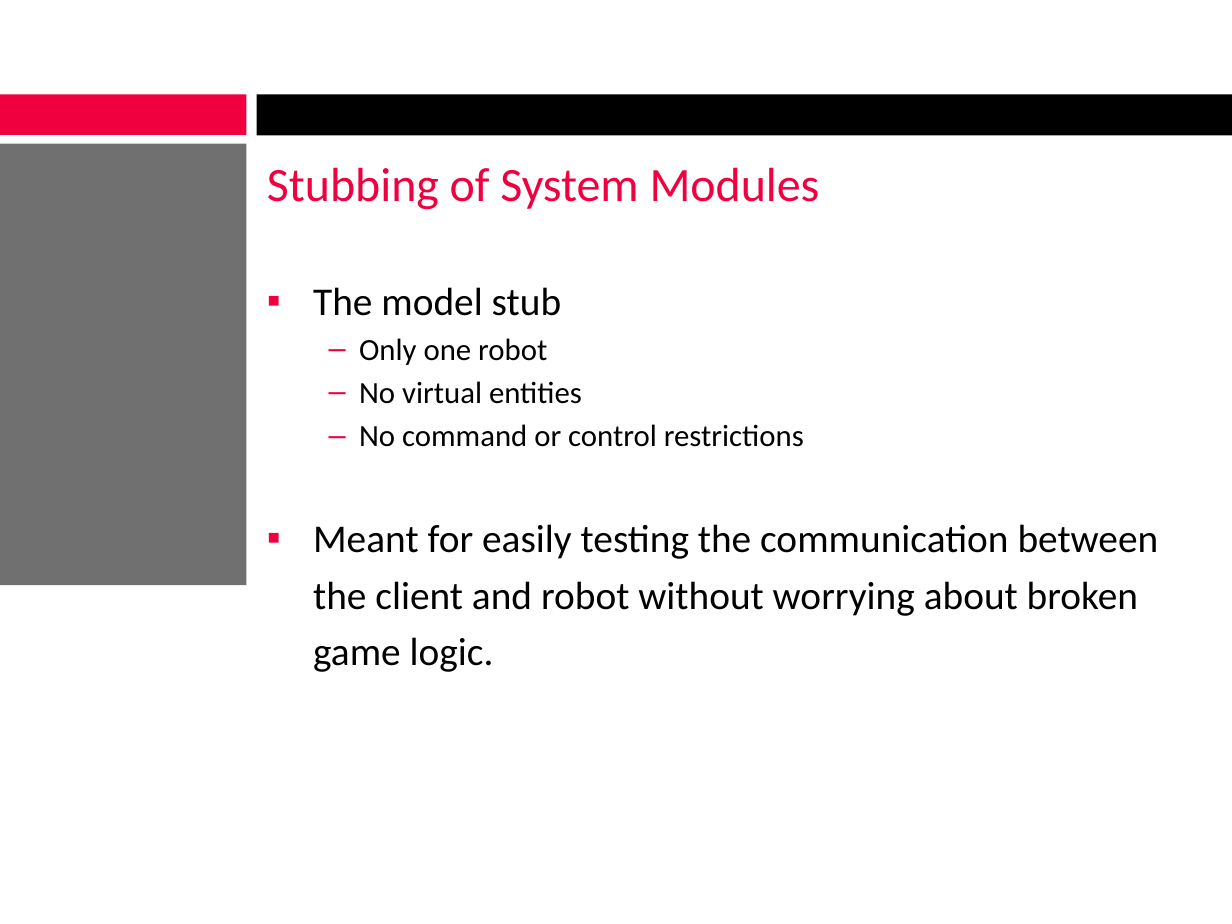
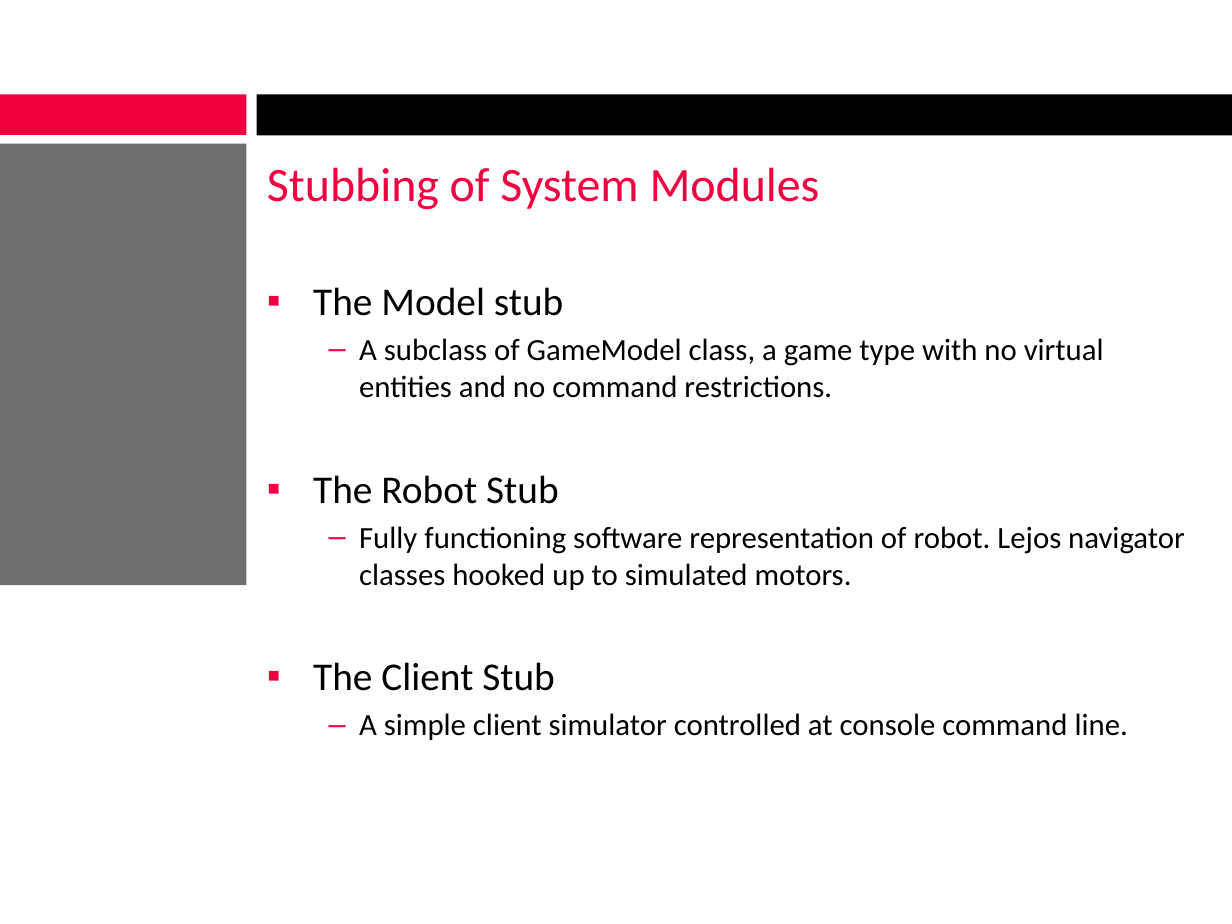
Before and after one commit to alexcraig/RoboWars, a slide deck: slide 9 of docs/presentation_slides/RoboWarsPresentation_AlexDinardo.pptx (slide 11 before the commit). Drawn at 1232x924 pixels with LibreOffice and Linux fonts; fonts in the diff are those of the drawing; background and template pictures are left out. Boxes give left, top, right and bottom in pixels: in the first picture for what was removed or moved away, otherwise in the second. Text is boxed around its words. In the diff, an @@ line names an element or a change of style, - is before the commit and + after.

Commit message:
Updated slides.

```diff
--- a/docs/presentation_slides/RoboWarsPresentation_AlexDinardo.pptx
+++ b/docs/presentation_slides/RoboWarsPresentation_AlexDinardo.pptx
@@ text at bbox=[313, 287, 1185, 740]: text changed; size 23 to 18 pt @@
-▪ The model stub
-  – Only one robot
-  – No virtual entities
-  – No command or control restrictions
-▪ Meant for easily testing the communication between the client and robot without worrying about broken game logic.
+▪ The Model stub
+  – A subclass of GameModel class, a game type with no virtual entities and no command restrictions.
+▪ The Robot Stub
+  – Fully functioning software representation of robot. Lejos navigator classes hooked up to simulated motors.
+▪ The Client Stub
+  – A simple client simulator controlled at console command line.
```
Also in this commit, not shown: 10 other slides changed, 2 slides removed, 3 other files.
